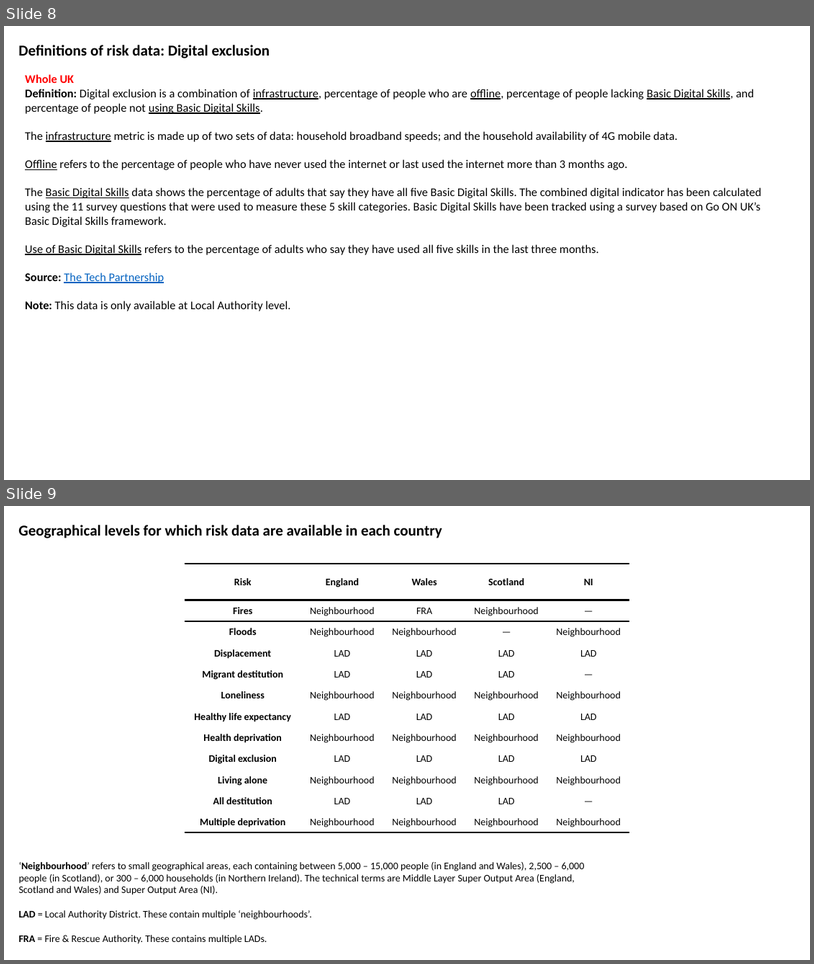
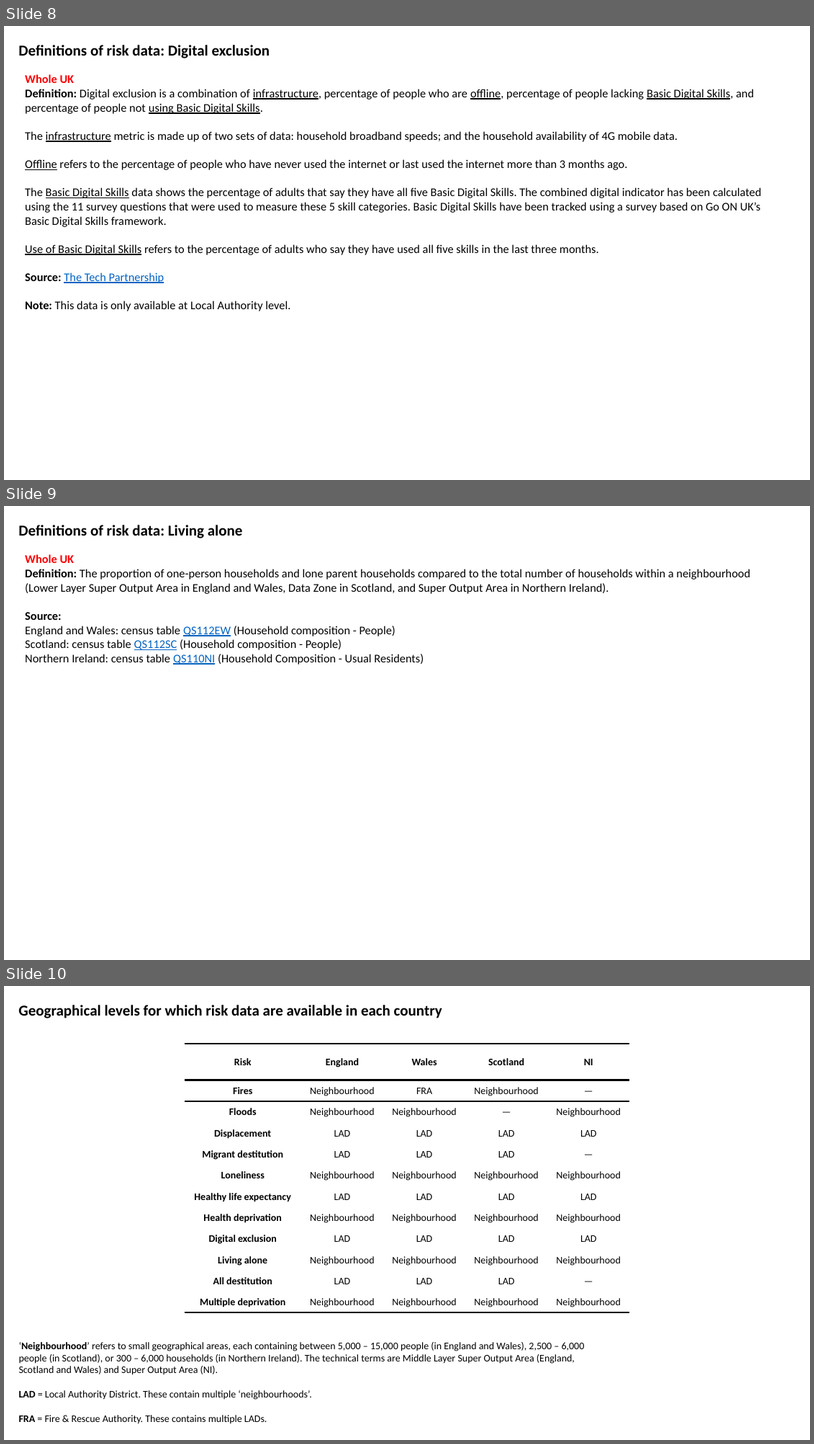
Before and after one commit to britishredcrosssociety/brc-risk-maps, a slide deck: guide-to-risk-maps.pptx. Shown one above the other, each under a label of ours: slides 8 and 9 before the commit, slides 8, 9 and 10 after it. The pictures are 814x964 and 814x1444 pixels, drawn with LibreOffice and Linux fonts; fonts in the diff are those of the drawing. Boxes give left, top, right and bottom in pixels: in the first picture for what was removed or moved away, otherwise in the second. Text is boxed around its words. In the diff, an @@ line names an element or a change of style, - is before the commit and + after.

Commit message:
Added living alone data definition

```diff
--- a/guide-to-risk-maps.pptx
+++ b/guide-to-risk-maps.pptx
@@ slide 9 added at [4, 506, 810, 960], background #FFFFFF @@
@@ text added at [18, 525, 243, 538], 18 pt, text #000000, bold @@
+Definitions of risk data: Living alone
@@ text added at [25, 554, 751, 664], 14 pt, text #000000 @@
+Whole UK
+Definition: The proportion of one-person households and lone parent households compared to the total number of households within a neighbourhood (Lower Layer Super Output Area in England and Wales, Data Zone in Scotland, and Super Output Area in Northern Ireland).
+Source:
+England and Wales: census table QS112EW (Household composition - People)
+Scotland: census table QS112SC (Household composition - People)
+Northern Ireland: census table QS110NI (Household Composition - Usual Residents)
@@ what was slide 9 is now slide 10 @@
```
